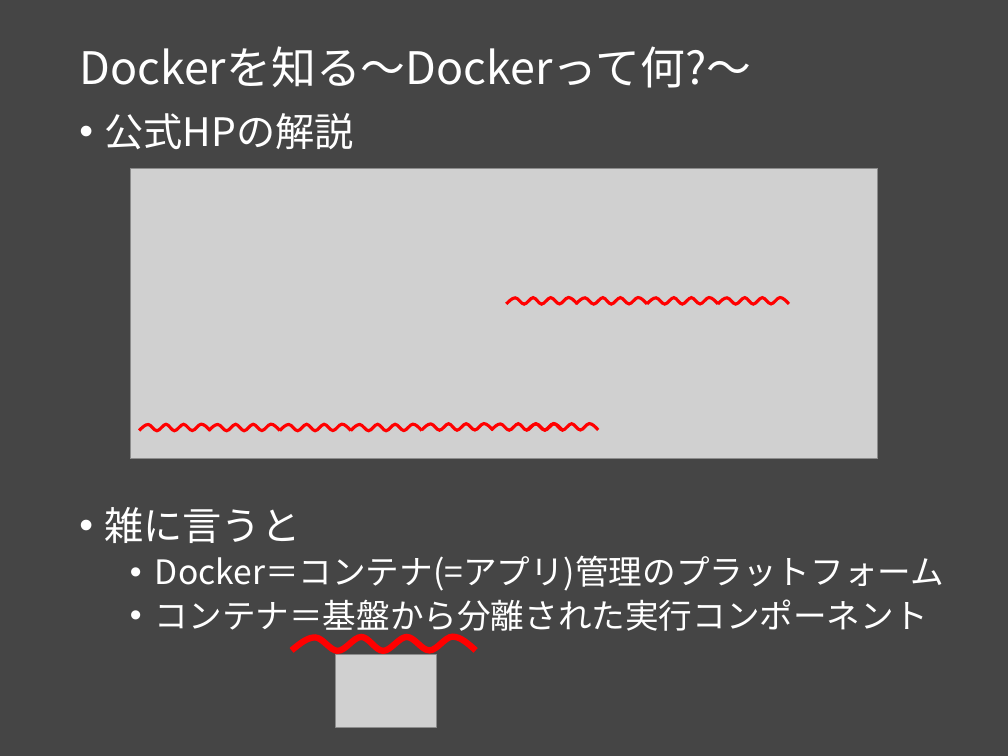
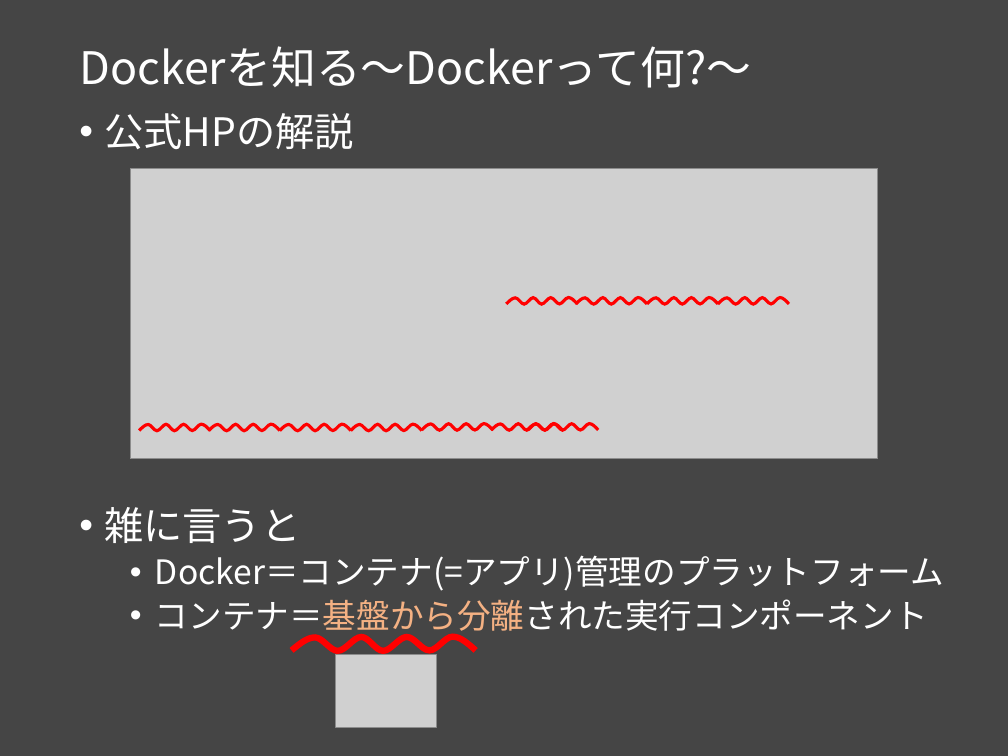
Before and after one commit to msntts/workshop_docker, a slide deck: slide 5 of docker勉強会Vol1.pptx (slide 6 before the commit). Drawn at 1008x756 pixels with LibreOffice and Linux fonts; fonts in the diff are those of the drawing; grey boxes stand for pictures. Boxes give left, top, right and bottom in pixels: in the first picture for what was removed or moved away, otherwise in the second. Text is boxed around its words. In the diff, an @@ line names an element or a change of style, - is before the commit and + after.

```diff
--- a/docker勉強会Vol1.pptx
+++ b/docker勉強会Vol1.pptx
@@ text at [155,599,928,637]: text colour #FFFFFF to #F4B183 in "コンテナ＝基盤から分離された実行コンポーネント" @@
```
Also in this commit, not shown: 7 other slides changed, 14 slides added, 1 slide removed.
